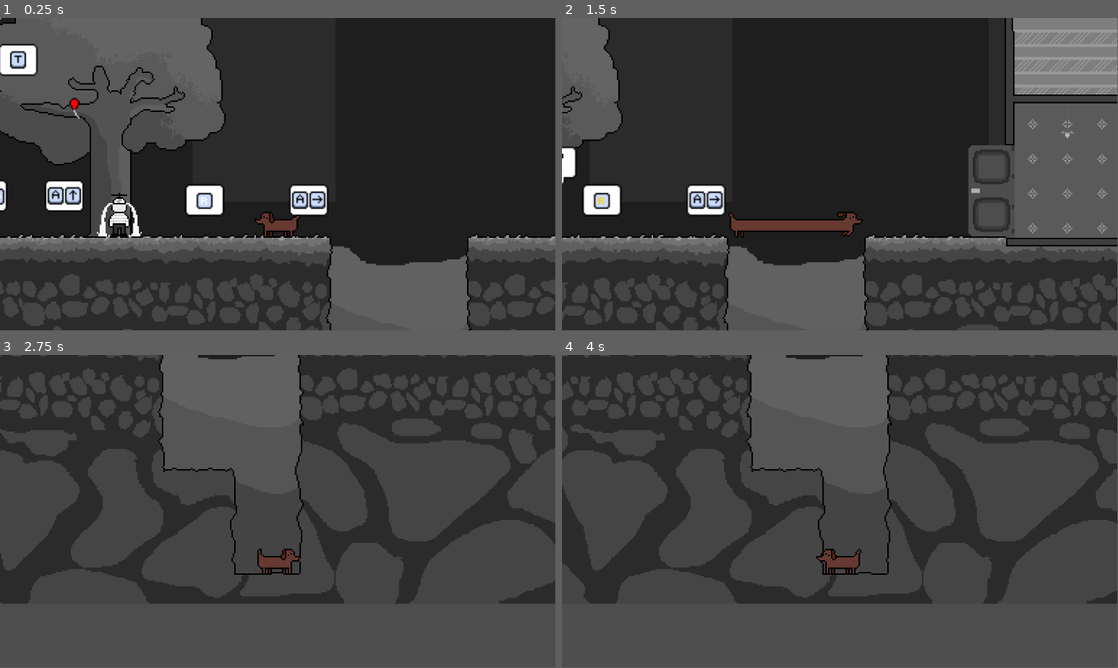
Above: before the commit, frames 1-4 (two rows, left to right).
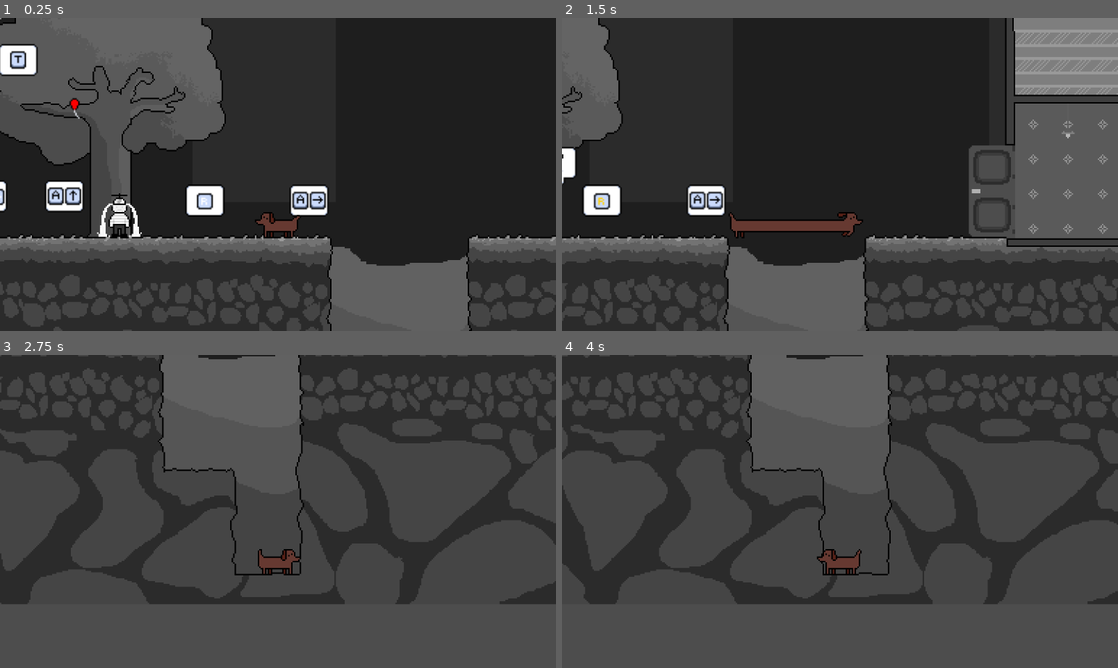
Above: after the commit, the same moments.

Repository: antonin-tarrade/SausageSerenity
Game: Godot game, scene res://Scenes/main.tscn
The game is run twice, just before and just after one commit, with the same random seed, the same clock (stepped at 60 frames per second) and the same inputs. The engine's default icon, where the game draws it, is replaced by a stand-in: a white triangle on a blue panel in a dark square.
Inputs:
- Up to frame 1 (0.25 s): no input
- Up to frame 2 (1.5 s): hold Right (ui_right) 0.53-1.28 s; hold A (extend) 0.53-1.28 s; tap T (interact) at 0.8, 1.35 s; hold Down (ui_down) from 1.28 s (still down)
- Up to frame 3 (2.75 s): tap A (extend) at 1.55 s; release Down (ui_down) at 2.03 s; hold Right (ui_right) from 2.03 s (still down); hold R (charger) from 2.03 s (still down); tap T (interact) at 2.3 s
- Up to frame 4 (4 s): tap Enter at 2.75 s; release Right (ui_right) at 2.78 s; release R (charger) at 2.78 s; hold Up (ui_up) 2.78-3.53 s; tap A (extend) at 2.85 s; hold Left (ui_left) from 3.53 s (still down); hold T (interact) from 3.53 s (still down)
In our replay, the window is 799x449 before the commit and 800x450 after it. These sizes can differ from the game's own. Grey fills any space a smaller window leaves; there, only what the larger window draws over its background counts as a difference.

The runs differ from the first frame. In frame 1, 2.2% of the frame differs, in the area x 0-100%, y 0-100%; in frame 2, 2.3%; in frame 3, 0.6%; in frame 4, 0.7%.

Commit message:
iech + persos

Diff:
--- a/Scenes/Personnage.tscn
+++ b/Scenes/Personnage.tscn
@@ -14,8 +14,8 @@
 radius = 40.0
 
 [sub_resource type="CapsuleShape2D" id="CapsuleShape2D_brrbc"]
-radius = 3.0
-height = 11.0
+radius = 1.0877
+height = 13.1429
 
 [sub_resource type="Animation" id="Animation_40qe4"]
 length = 2.48
@@ -1034,7 +1034,7 @@
 texture = ExtResource("2_2futx")
 hframes = 32
 vframes = 16
-frame = 327
+frame = 90
 script = ExtResource("3_veaqq")
 anim_triste = "mec_sad"
 anim_heureux = "mec_happy"
--- a/Scenes/chien_saucisse.tscn
+++ b/Scenes/chien_saucisse.tscn
@@ -1,9 +1,10 @@
-[gd_scene load_steps=78 format=3 uid="uid://cimdeld5rdie4"]
+[gd_scene load_steps=85 format=3 uid="uid://cimdeld5rdie4"]
 
 [ext_resource type="Script" path="res://Scripts/chien_saucisse.gd" id="1_f1xf0"]
 [ext_resource type="Texture2D" uid="uid://dkdbv43yoe7fk" path="res://Sprites/chien_milieu_side.png" id="3_4iqnj"]
 [ext_resource type="Texture2D" uid="uid://yj5qrvshcdmx" path="res://Sprites/chien saucisse.png" id="3_lnj7f"]
 [ext_resource type="Texture2D" uid="uid://bbrt1jfobspcd" path="res://Sprites/chien_milieu_up.png" id="4_owg4h"]
+[ext_resource type="Texture2D" uid="uid://c3ig3er3ix77v" path="res://Sprites/pnj_mange.png" id="5_lfg2o"]
 
 [sub_resource type="Animation" id="Animation_ir2np"]
 length = 0.05
@@ -2000,13 +2001,342 @@
 states/walk_front/node = SubResource("AnimationNodeAnimation_nb06k")
 states/walk_front/position = Vector2(-186, 505.5)
 transitions = ["Start", "idle_front", SubResource("AnimationNodeStateMachineTransition_x51y6"), "idle_front", "walk_fro …(1801 unchanged characters)…
-graph_offset = Vector2(151.229, 348.016)
+graph_offset = Vector2(16.229, -0.984009)
 
 [sub_resource type="RectangleShape2D" id="RectangleShape2D_vlba5"]
 size = Vector2(17.75, 29)
 
 [sub_resource type="CircleShape2D" id="CircleShape2D_n7i5e"]
 radius = 115.0
+
+[sub_resource type="Animation" id="Animation_5m8r6"]
+length = 0.68
+loop_mode = 1
+tracks/0/type = "value"
+tracks/0/imported = false
+tracks/0/enabled = true
+tracks/0/path = NodePath(".:texture")
+tracks/0/interp = 1
+tracks/0/loop_wrap = false
+tracks/0/keys = {
+"times": PackedFloat32Array(0),
+"transitions": PackedFloat32Array(1),
+"update": 1,
+"values": [ExtResource("5_lfg2o")]
+}
+tracks/1/type = "value"
+tracks/1/imported = false
+tracks/1/enabled = true
+tracks/1/path = NodePath(".:hframes")
+tracks/1/interp = 1
+tracks/1/loop_wrap = false
+tracks/1/keys = {
+"times": PackedFloat32Array(0),
+"transitions": PackedFloat32Array(1),
+"update": 1,
+"values": [4]
+}
+tracks/2/type = "value"
+tracks/2/imported = false
+tracks/2/enabled = true
+tracks/2/path = NodePath(".:vframes")
+tracks/2/interp = 1
+tracks/2/loop_wrap = false
+tracks/2/keys = {
+"times": PackedFloat32Array(0),
+"transitions": PackedFloat32Array(1),
+"update": 1,
+"values": [4]
+}
+tracks/3/type = "value"
+tracks/3/imported = false
+tracks/3/enabled = true
+tracks/3/path = NodePath(".:visible")
+tracks/3/interp = 1
+tracks/3/loop_wrap = false
+tracks/3/keys = {
+"times": PackedFloat32Array(0),
+"transitions": PackedFloat32Array(1),
+"update": 1,
+"values": [true]
+}
+tracks/4/type = "value"
+tracks/4/imported = false
+tracks/4/enabled = true
+tracks/4/path = NodePath(".:frame")
+tracks/4/interp = 1
+tracks/4/loop_wrap = false
+tracks/4/keys = {
+"times": PackedFloat32Array(0, 0.24, 0.34, 0.58),
+"transitions": PackedFloat32Array(1, 1, 1, 1),
+"update": 1,
+"values": [0, 1, 2, 3]
+}
+
+[sub_resource type="Animation" id="Animation_jkdsk"]
+length = 0.68
+loop_mode = 1
+tracks/0/type = "value"
+tracks/0/imported = false
+tracks/0/enabled = true
+tracks/0/path = NodePath(".:texture")
+tracks/0/interp = 1
+tracks/0/loop_wrap = false
+tracks/0/keys = {
+"times": PackedFloat32Array(0),
+"transitions": PackedFloat32Array(1),
+"update": 1,
+"values": [ExtResource("5_lfg2o")]
+}
+tracks/1/type = "value"
+tracks/1/imported = false
+tracks/1/enabled = true
+tracks/1/path = NodePath(".:hframes")
+tracks/1/interp = 1
+tracks/1/loop_wrap = false
+tracks/1/keys = {
+"times": PackedFloat32Array(0),
+"transitions": PackedFloat32Array(1),
+"update": 1,
+"values": [4]
+}
+tracks/2/type = "value"
+tracks/2/imported = false
+tracks/2/enabled = true
+tracks/2/path = NodePath(".:vframes")
+tracks/2/interp = 1
+tracks/2/loop_wrap = false
+tracks/2/keys = {
+"times": PackedFloat32Array(0),
+"transitions": PackedFloat32Array(1),
+"update": 1,
+"values": [4]
+}
+tracks/3/type = "value"
+tracks/3/imported = false
+tracks/3/enabled = true
+tracks/3/path = NodePath(".:visible")
+tracks/3/interp = 1
+tracks/3/loop_wrap = false
+tracks/3/keys = {
+"times": PackedFloat32Array(0),
+"transitions": PackedFloat32Array(1),
+"update": 1,
+"values": [true]
+}
+tracks/4/type = "value"
+tracks/4/imported = false
+tracks/4/enabled = true
+tracks/4/path = NodePath(".:frame")
+tracks/4/interp = 1
+tracks/4/loop_wrap = false
+tracks/4/keys = {
+"times": PackedFloat32Array(0, 0.24, 0.34, 0.58),
+"transitions": PackedFloat32Array(1, 1, 1, 1),
+"update": 1,
+"values": [4, 5, 6, 7]
+}
+
+[sub_resource type="Animation" id="Animation_xogy3"]
+length = 0.2
+loop_mode = 1
+tracks/0/type = "value"
+tracks/0/imported = false
+tracks/0/enabled = true
+tracks/0/path = NodePath(".:texture")
+tracks/0/interp = 1
+tracks/0/loop_wrap = false
+tracks/0/keys = {
+"times": PackedFloat32Array(0),
+"transitions": PackedFloat32Array(1),
+"update": 1,
+"values": [ExtResource("5_lfg2o")]
+}
+tracks/1/type = "value"
+tracks/1/imported = false
+tracks/1/enabled = true
+tracks/1/path = NodePath(".:hframes")
+tracks/1/interp = 1
+tracks/1/loop_wrap = false
+tracks/1/keys = {
+"times": PackedFloat32Array(0),
+"transitions": PackedFloat32Array(1),
+"update": 1,
+"values": [4]
+}
+tracks/2/type = "value"
+tracks/2/imported = false
+tracks/2/enabled = true
+tracks/2/path = NodePath(".:vframes")
+tracks/2/interp = 1
+tracks/2/loop_wrap = false
+tracks/2/keys = {
+"times": PackedFloat32Array(0),
+"transitions": PackedFloat32Array(1),
+"update": 1,
+"values": [4]
+}
+tracks/3/type = "value"
+tracks/3/imported = false
+tracks/3/enabled = true
+tracks/3/path = NodePath(".:visible")
+tracks/3/interp = 1
+tracks/3/loop_wrap = false
+tracks/3/keys = {
+"times": PackedFloat32Array(0),
+"transitions": PackedFloat32Array(1),
+"update": 1,
+"values": [true]
+}
+tracks/4/type = "value"
+tracks/4/imported = false
+tracks/4/enabled = true
+tracks/4/path = NodePath(".:frame")
+tracks/4/interp = 1
+tracks/4/loop_wrap = false
+tracks/4/keys = {
+"times": PackedFloat32Array(0, 0.1),
+"transitions": PackedFloat32Array(1, 1),
+"update": 1,
+"values": [8, 9]
+}
+
+[sub_resource type="Animation" id="Animation_r5r0t"]
+length = 0.2
+loop_mode = 1
+tracks/0/type = "value"
+tracks/0/imported = false
+tracks/0/enabled = true
+tracks/0/path = NodePath(".:texture")
+tracks/0/interp = 1
+tracks/0/loop_wrap = false
+tracks/0/keys = {
+"times": PackedFloat32Array(0),
+"transitions": PackedFloat32Array(1),
+"update": 1,
+"values": [ExtResource("5_lfg2o")]
+}
+tracks/1/type = "value"
+tracks/1/imported = false
+tracks/1/enabled = true
+tracks/1/path = NodePath(".:hframes")
+tracks/1/interp = 1
+tracks/1/loop_wrap = false
+tracks/1/keys = {
+"times": PackedFloat32Array(0),
+"transitions": PackedFloat32Array(1),
+"update": 1,
+"values": [4]
+}
+tracks/2/type = "value"
+tracks/2/imported = false
+tracks/2/enabled = true
+tracks/2/path = NodePath(".:vframes")
+tracks/2/interp = 1
+tracks/2/loop_wrap = false
+tracks/2/keys = {
+"times": PackedFloat32Array(0),
+"transitions": PackedFloat32Array(1),
+"update": 1,
+"values": [4]
+}
+tracks/3/type = "value"
+tracks/3/imported = false
+tracks/3/enabled = true
+tracks/3/path = NodePath(".:visible")
+tracks/3/interp = 1
+tracks/3/loop_wrap = false
+tracks/3/keys = {
+"times": PackedFloat32Array(0),
+"transitions": PackedFloat32Array(1),
+"update": 1,
+"values": [true]
+}
+tracks/4/type = "value"
+tracks/4/imported = false
+tracks/4/enabled = true
+tracks/4/path = NodePath(".:frame")
+tracks/4/interp = 1
+tracks/4/loop_wrap = false
+tracks/4/keys = {
+"times": PackedFloat32Array(0, 0.1),
+"transitions": PackedFloat32Array(1, 1),
+"update": 1,
+"values": [10, 11]
+}
+
+[sub_resource type="Animation" id="Animation_5in8p"]
+length = 0.68
+loop_mode = 1
+tracks/0/type = "value"
+tracks/0/imported = false
+tracks/0/enabled = true
+tracks/0/path = NodePath(".:texture")
+tracks/0/interp = 1
+tracks/0/loop_wrap = false
+tracks/0/keys = {
+"times": PackedFloat32Array(0),
+"transitions": PackedFloat32Array(1),
+"update": 1,
+"values": [ExtResource("5_lfg2o")]
+}
+tracks/1/type = "value"
+tracks/1/imported = false
+tracks/1/enabled = true
+tracks/1/path = NodePath(".:hframes")
+tracks/1/interp = 1
+tracks/1/loop_wrap = false
+tracks/1/keys = {
+"times": PackedFloat32Array(0),
+"transitions": PackedFloat32Array(1),
+"update": 1,
+"values": [4]
+}
+tracks/2/type = "value"
+tracks/2/imported = false
+tracks/2/enabled = true
+tracks/2/path = NodePath(".:vframes")
+tracks/2/interp = 1
+tracks/2/loop_wrap = false
+tracks/2/keys = {
+"times": PackedFloat32Array(0),
+"transitions": PackedFloat32Array(1),
+"update": 1,
+"values": [4]
+}
+tracks/3/type = "value"
+tracks/3/imported = false
+tracks/3/enabled = true
+tracks/3/path = NodePath(".:visible")
+tracks/3/interp = 1
+tracks/3/loop_wrap = false
+tracks/3/keys = {
+"times": PackedFloat32Array(0),
+"transitions": PackedFloat32Array(1),
+"update": 1,
+"values": [true]
+}
+tracks/4/type = "value"
+tracks/4/imported = false
+tracks/4/enabled = true
+tracks/4/path = NodePath(".:frame")
+tracks/4/interp = 1
+tracks/4/loop_wrap = false
+tracks/4/keys = {
+"times": PackedFloat32Array(0, 0.24, 0.34, 0.58),
+"transitions": PackedFloat32Array(1, 1, 1, 1),
+"update": 1,
+"values": [12, 13, 14, 15]
+}
+
+[sub_resource type="AnimationLibrary" id="AnimationLibrary_dikua"]
+_data = {
+"jambes_pnj_1": SubResource("Animation_5m8r6"),
+"jambes_pnj_2": SubResource("Animation_jkdsk"),
+"jambes_pnj_3": SubResource("Animation_xogy3"),
+"jambes_pnj_4": SubResource("Animation_r5r0t"),
+"jambes_pnj_5": SubResource("Animation_5in8p")
+}
 
 [sub_resource type="CircleShape2D" id="CircleShape2D_jexj4"]
 radius = 18.25
@@ -2068,7 +2398,6 @@
 position = Vector2(11, -7)
 
 [node name="Barking" type="Area2D" parent="."]
-visible = false
 collision_layer = 0
 collision_mask = 4
 
@@ -2121,7 +2450,7 @@
 texture = ExtResource("3_lnj7f")
 hframes = 16
 vframes = 8
-frame = 52
+frame = 32
 metadata/_aseprite_wizard_config_ = {
 "i_mode": -1,
 "keep_anim_length": false,
@@ -2146,7 +2475,7 @@
 texture = ExtResource("3_lnj7f")
 hframes = 16
 vframes = 8
-frame = 59
+frame = 17
 metadata/_aseprite_wizard_config_ = {
 "i_mode": -1,
 "keep_anim_length": false,
@@ -2167,9 +2496,33 @@
 
 [node name="PivotObjet" type="Node2D" parent="Head"]
 
+[node name="chien_mange" type="Sprite2D" parent="Head/PivotObjet"]
+texture_filter = 3
+position = Vector2(-14, 0)
+texture = ExtResource("5_lfg2o")
+hframes = 4
+vframes = 4
+metadata/_aseprite_wizard_config_ = {
+"i_mode": -1,
+"keep_anim_length": false,
+"layer": "",
+"o_ex_p": "",
+"o_folder": "",
+"o_name": "",
+"only_visible": false,
+"op_exp": false,
+"player": "chien_mange/AnimationPlayer",
+"source": "res://pnj_mange.aseprite"
+}
+
+[node name="AnimationPlayer" type="AnimationPlayer" parent="Head/PivotObjet/chien_mange"]
+libraries = {
+"": SubResource("AnimationLibrary_dikua")
+}
+
 [node name="ObjetBouche" type="Sprite2D" parent="Head/PivotObjet"]
 z_index = -1
-position = Vector2(-12, 3)
+position = Vector2(-13, 3)
 
 [node name="ZoneDePick" type="Area2D" parent="."]
 visible = false
@@ -2181,11 +2534,9 @@
 [node name="WallDetect" type="Area2D" parent="."]
 position = Vector2(117, -15)
 collision_layer = 0
-monitoring = false
-monitorable = false
 
 [node name="ColWall" type="CollisionShape2D" parent="WallDetect"]
-position = Vector2(-117, 12.5)
+position = Vector2(-117, 9.5)
 shape = SubResource("RectangleShape2D_tn4it")
 
 [node name="DogSoundEffect" type="AudioStreamPlayer" parent="."]
--- a/Scenes/decor.tscn
+++ b/Scenes/decor.tscn
@@ -192,7 +192,7 @@
 position = Vector2(1008, 656)
 
 [node name="CollisionPolygon2D" type="CollisionPolygon2D" parent="Maison24"]
-polygon = PackedVector2Array(0, 0, 6, 0, 6, -29, 234, -29, 234, 0, 240, 0, 240, -160, 234, -160, 234, -131, 145, -131, 144, -125, 234, -125, 234, -35, 6, -35, 6, -125, 95, -125, 95, -131, 6, -131, 6, -218, 234, -218, 234, -192, 240, -192, 240, -224, 0, -224)
+polygon = PackedVector2Array(0, 0, 6, 0, 6, -29, 234, -29, 234, 0, 240, 0, 240, -160, 234, -160, 234, -131, 144, -131, 144, -125, 234, -125, 234, -35, 6, -35, 6, -125, 95, -125, 95, -131, 6, -131, 6, -218, 234, -218, 234, -192, 240, -192, 240, -224, 0, -224)
 
 [node name="Poteau3" type="StaticBody2D" parent="."]
 position = Vector2(1329, 824)
@@ -206,7 +206,7 @@
 position = Vector2(1282, 501)
 
 [node name="CollisionShape2D" type="CollisionShape2D" parent="Nuage1"]
-position = Vector2(48.5, 1)
+position = Vector2(48.5, -1)
 shape = SubResource("RectangleShape2D_bj0bp")
 one_way_collision = true
 
--- a/Scenes/main.tscn
+++ b/Scenes/main.tscn
@@ -509,7 +509,7 @@
 script = ExtResource("18_oge4c")
 
 [node name="PorteHumaine" type="Node2D" parent="Personnages"]
-position = Vector2(1508, 684)
+position = Vector2(1509, 685)
 metadata/_edit_group_ = true
 
 [node name="Requete" type="Sprite2D" parent="Personnages/PorteHumaine"]
--- a/Scenes/node_2d.tscn
+++ b/Scenes/node_2d.tscn
@@ -1343,7 +1343,6 @@
 texture = ExtResource("2_tiql8")
 hframes = 4
 vframes = 4
-frame = 3
 metadata/_aseprite_wizard_config_ = {
 "i_mode": -1,
 "keep_anim_length": false,
--- a/Scripts/Personnage.gd
+++ b/Scripts/Personnage.gd
@@ -17,7 +17,6 @@
 # Gestion joie
 #var augmentation_joie : float = 1/nbMissions
 @onready var decors : Node = %Decor/Background
-
 
 enum ETATS {
 	triste,
--- a/Scripts/chien_saucisse.gd
+++ b/Scripts/chien_saucisse.gd
@@ -62,6 +62,7 @@
 var humaninfo = null
 var objetsnode = null
 @onready var walldetect = $WallDetect/ColWall
+@onready var walldetect_pos = walldetect.position
 var HaveWallTouched = false
 
 @onready var head_position = head.position
@@ -70,18 +71,26 @@
 @onready var body_side_position = body_up.position
 
 @onready var is_extended = false
+@onready var pieds = $Head/PivotObjet/chien_mange
+@onready var pieds_anim = $Head/PivotObjet/chien_mange/AnimationPlayer
+@onready var pieds_pos = pieds.position
 
 
 func _ready():
 	body_side.region_rect = Rect2(0,0,0,32)
 	body_up.region_rect = Rect2(0,0,32,0)
+	pieds.visible = false
+
 
 func _physics_process(delta):
 
 	for tree in all_tree :
 		tree.set("parameters/conditions/idle", is_on_floor() and (velocity.x == 0) and !is_extended)
 		tree.set("parameters/conditions/is_moving", velocity.x != 0)
-	if is_on_floor() and !is_extended : objetBouche.position = object_side_pos
+	if is_on_floor() and !is_extended :
+		objetBouche.position = object_side_pos
+		pieds.position = pieds_pos
+		pieds.rotation = 0
 	if not is_on_floor() and ed == -1:
 		velocity.y += gravity * delta
 
@@ -107,6 +116,7 @@
 			x = 0
 			old_e = 0.0
 			play_sound_effect(sound_shrink)
+			walldetect.position = walldetect_pos
 		ed = shrinkage()
 		y += 1
 		for tree in all_tree :
@@ -187,6 +197,8 @@
 			print("not yet implemented")
 		extending_direction.UP:
 			objetBouche.position = object_up_pos;
+			pieds.position = object_up_pos;
+			pieds.rotation = PI/2
 			for tree in all_tree :
 				tree.set("parameters/conditions/extending_up", true)
 			head.position.y -= mov
@@ -346,23 +358,26 @@
 func humanTaken(human) :
 	print("human taken")
 	humaninfo = human
-	objetBouche.texture = icon_pied
+	pieds.visible = true
+	pieds_anim.current_animation = "jambes_pnj_1"
 
 func Drop() :
 	if iteminfo != null :
 		var item = objetGenerique.instantiate()
 		item.iteminfo = iteminfo
-		item.global_position = objetBouche.global_position
+		item.global_position = objetBouche.global_position + Vector2(0, 10)
 		#get_parent().get_child(3).add_child(item)
 		objetsnode.add_child(item)
 		iteminfo = null
+		objetBouche.texture = null
 		print("drop")
 	if humaninfo != null :
 		humaninfo.global_position = global_position + Vector2(0, -27)
 		humaninfo.visible = true
 		humaninfo = null
-
-	objetBouche.texture = null
+		pieds.set_deferred("visible", false)
+		pieds_anim.stop()
+
 	play_sound_effect(sound_drop)
 
 
--- a/project.godot
+++ b/project.godot
@@ -16,6 +16,10 @@
 config/features=PackedStringArray("4.2", "GL Compatibility")
 boot_splash/image="res://Menu/Menu.png"
 config/icon="res://Sprites/logo_chien_saucisse.png"
+
+[display]
+
+window/stretch/mode="viewport"
 
 [file_customization]
 
